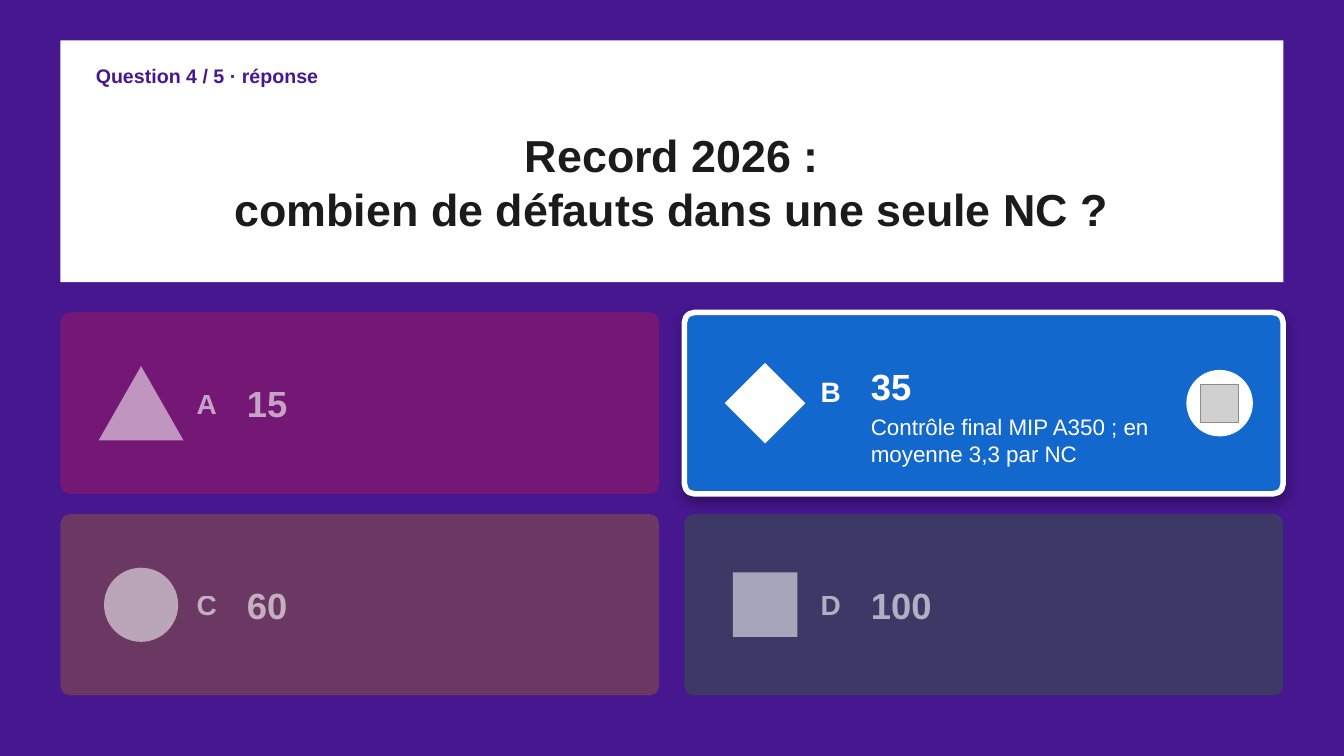
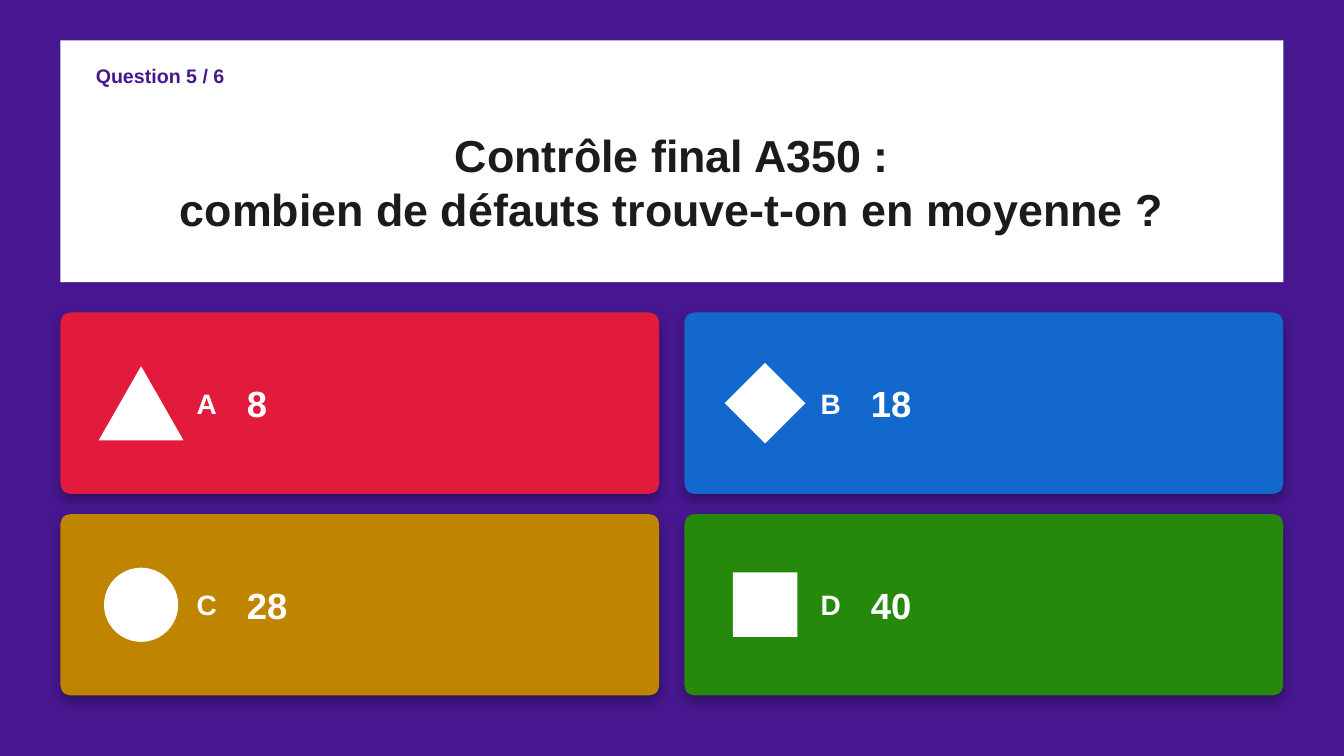
Before and after one commit to moudimash99/FTO2_NC_handover, a slide deck: slide 10 of 03_reports/quiz/Quiz_NC_FTO2.pptx (slide 9 before the commit). Drawn at 1344x756 pixels with LibreOffice and Linux fonts; fonts in the diff are those of the drawing; grey boxes stand for pictures. Boxes give left, top, right and bottom in pixels: in the first picture for what was removed or moved away, otherwise in the second. Text is boxed around its words. In the diff, an @@ line names an element or a change of style, - is before the commit and + after.

```diff
--- a/03_reports/quiz/Quiz_NC_FTO2.pptx
+++ b/03_reports/quiz/Quiz_NC_FTO2.pptx
@@ text at (96,68,224,87): text changed @@
-Question 4 / 5 · réponse
+Question 5 / 6
@@ title at (180,138,1123,235): text changed @@
-Record 2026 :
-combien de défauts dans une seule NC ?
+Contrôle final A350 :
+combien de défauts trouve-t-on en moyenne ?
@@ rounded rectangle at (60,313,659,494): fill #E21B3C at 30% opacity to #E21B3C; shadow on @@
@@ rounded rectangle at (685,313,1284,494): outline #FFFFFF 4 pt to none @@
@@ text "B" at (821,394,841,414): vertical alignment bottom to middle @@
@@ text "18" at (871,391,911,418): vertical alignment bottom to middle @@
@@ triangle at (99,366,184,441): fill #FFFFFF at 55% opacity to #FFFFFF @@
@@ picture removed at (1201,384,1239,422) @@
@@ text at (247,391,267,418): text changed; text colour #FFFFFF at 60% opacity to #FFFFFF @@
-15
+8
@@ text at (871,391,911,418): text changed @@
-35
+18
@@ text removed at (871,418,1149,467) @@
-Contrôle final MIP A350 ; en moyenne 3,3 par NC
@@ rounded rectangle at (60,514,659,696): fill #C08500 at 30% opacity to #C08500; shadow on @@
@@ rounded rectangle at (685,514,1284,696): fill #26890C at 30% opacity to #26890C; shadow on @@
@@ text colour #FFFFFF at 60% opacity to #FFFFFF in 3 elements at (197,394,217,414), (197,595,217,616), (821,595,841,615) @@
@@ ellipse: place and size @@
-ellipse at (1187,370,1253,437)
+ellipse at (104,568,178,642)
@@ ellipse removed at (104,568,178,642) @@
@@ text at (247,593,287,620): text changed; text colour #FFFFFF at 60% opacity to #FFFFFF @@
-60
+28
@@ rectangle at (733,573,798,637): fill #FFFFFF at 55% opacity to #FFFFFF @@
@@ text at (871,593,911,620): text changed; text colour #FFFFFF at 60% opacity to #FFFFFF @@
-100
+40
```
Also in this commit, not shown: 8 other slides changed, 5 slides added, 3 slides removed.
